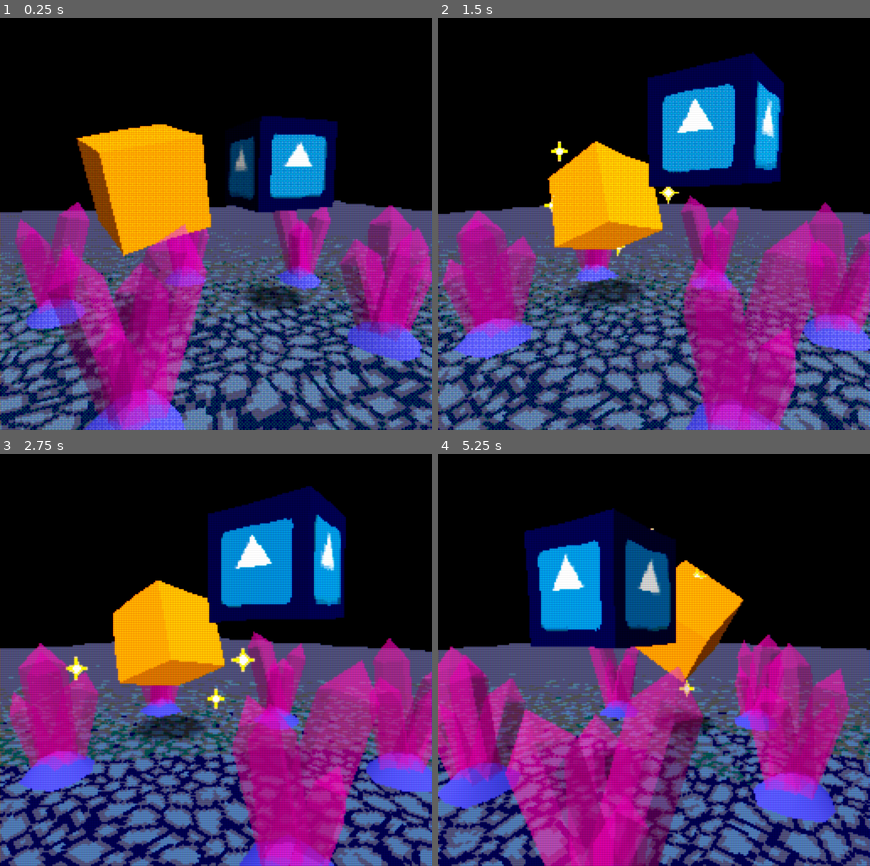
Above: before the commit, frames 1-4 (two rows, left to right).
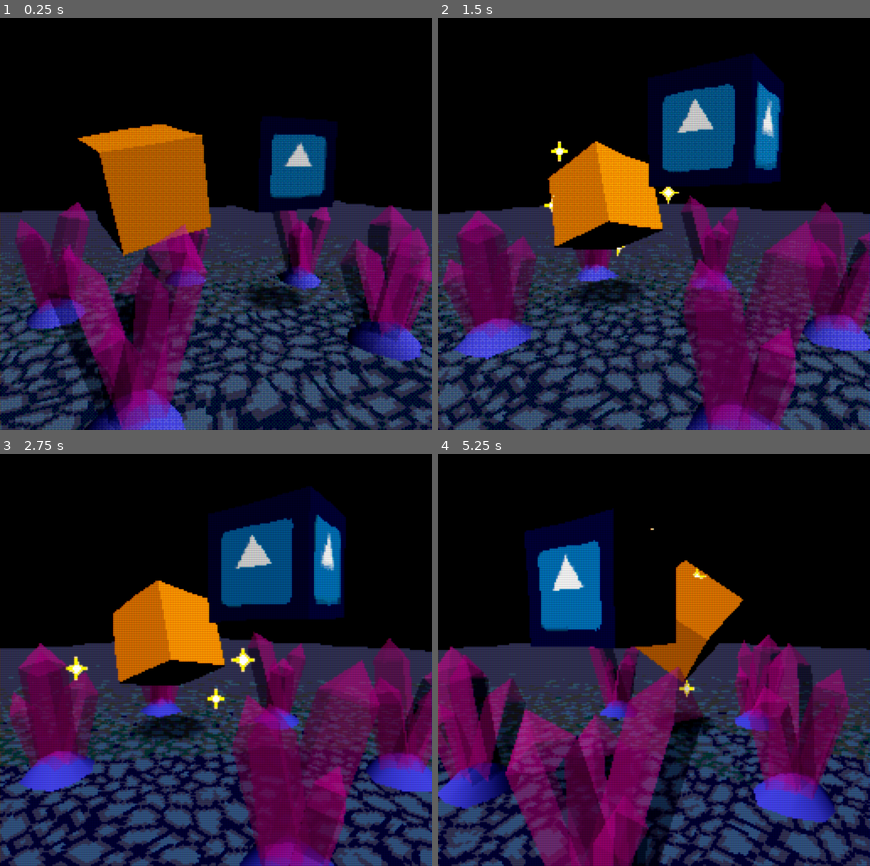
Above: after the commit, the same moments.

Repository: MenacingMecha/godot-psx-style-demo
Game: Godot game, scene res://post_process/pp_stack.tscn
Two runs of this game, one before a commit and one after it. Both use one fixed random seed, a clock stepped at 60 frames per second and the inputs below. The engine's default icon, where the game draws it, is replaced by a stand-in: a white triangle on a blue panel in a dark square.
Inputs:
- Up to frame 1 (0.25 s): no input
- Up to frame 2 (1.5 s): tap Enter (ui_accept) at 0.5, 0.77 s; tap 2 (kb_2) at 0.6, 1.35 s
- Up to frame 3 (2.75 s): tap Enter (ui_accept) at 1.52 s; tap 2 (kb_2) at 2.1 s
- Up to frame 4 (5.25 s): tap 2 (kb_2) every 0.75 s from 2.85 to 5.1 s; tap Enter (ui_accept) at 3.02, 3.77, 4.52 s

The runs differ from the first frame. In frame 1, 64% of the frame differs, in the area x 0-100%, y 23-100%; in frame 2, 65%, in the area x 0-100%, y 8-100%; in frame 3, 65%; in frame 4, 65%.

Commit message:
Changing lighting mode of lit shaders to diffuse_lambert

Diff:
--- a/shaders/psx_lit.shader
+++ b/shaders/psx_lit.shader
@@ -1,5 +1,5 @@
 shader_type spatial;
-render_mode diffuse_lambert_wrap, vertex_lighting, cull_disabled, shadows_disabled, depth_draw_opaque;
+render_mode diffuse_lambert, vertex_lighting, cull_disabled, shadows_disabled, depth_draw_opaque;
 
 uniform float precision_multiplier : hint_range(0.0, 1.0) = 1.0;
 uniform vec4 modulate_color : hint_color = vec4(1.0);
--- a/shaders/psx_lit_alpha-scissor.shader
+++ b/shaders/psx_lit_alpha-scissor.shader
@@ -1,5 +1,5 @@
 shader_type spatial;
-render_mode diffuse_lambert_wrap, vertex_lighting, cull_disabled, shadows_disabled, depth_draw_alpha_prepass;
+render_mode diffuse_lambert, vertex_lighting, cull_disabled, shadows_disabled, depth_draw_alpha_prepass;
 
 uniform float precision_multiplier : hint_range(0.0, 1.0) = 1.0;
 uniform vec4 modulate_color : hint_color = vec4(1.);
--- a/shaders/psx_lit_metal.shader
+++ b/shaders/psx_lit_metal.shader
@@ -1,6 +1,5 @@
 shader_type spatial;
-render_mode diffuse_lambert_wrap, vertex_lighting, cull_disabled, shadows_disabled, depth_draw_opaque;
-// render_mode diffuse_lambert, vertex_lighting, cull_disabled, shadows_disabled, depth_draw_opaque;
+render_mode diffuse_lambert, vertex_lighting, cull_disabled, shadows_disabled, depth_draw_opaque;
 
 uniform float precision_multiplier : hint_range(0.0, 1.0) = 1.0;
 uniform vec4 modulate_color : hint_color = vec4(1.0);
--- a/shaders/psx_lit_transparent.shader
+++ b/shaders/psx_lit_transparent.shader
@@ -1,5 +1,5 @@
 shader_type spatial;
-render_mode diffuse_lambert_wrap, vertex_lighting, cull_disabled, shadows_disabled, depth_draw_alpha_prepass;
+render_mode diffuse_lambert, vertex_lighting, cull_disabled, shadows_disabled, depth_draw_alpha_prepass;
 
 uniform float precision_multiplier : hint_range(0.0, 1.0) = 1.0;
 uniform vec4 modulate_color : hint_color = vec4(1.0);
